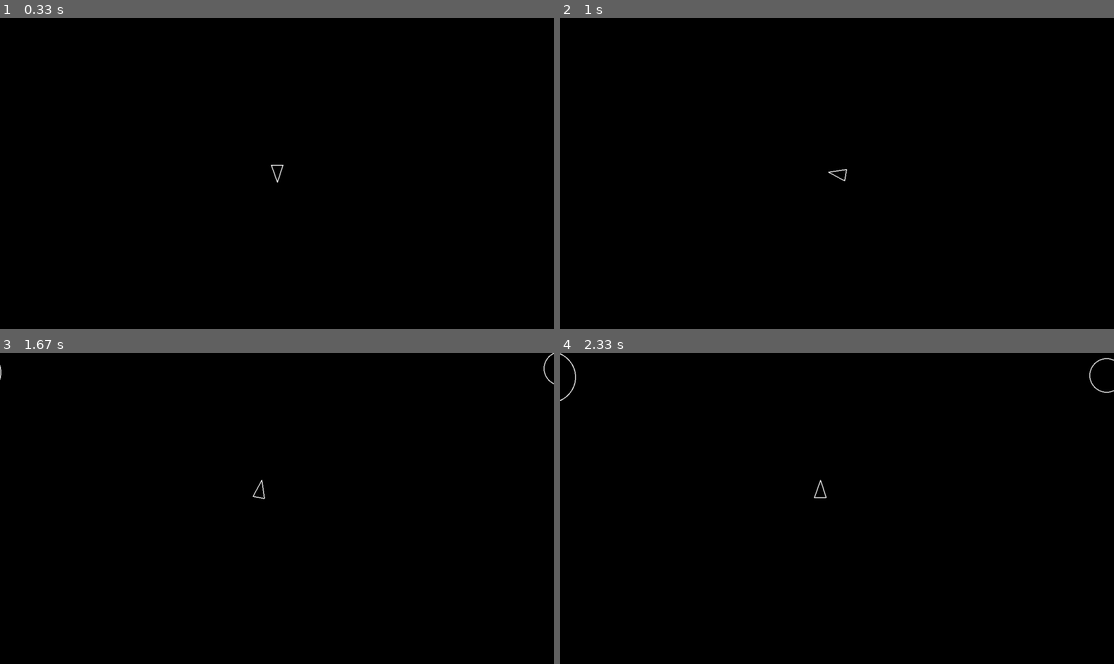
Above: before the commit, frames 1-4 (two rows, left to right).
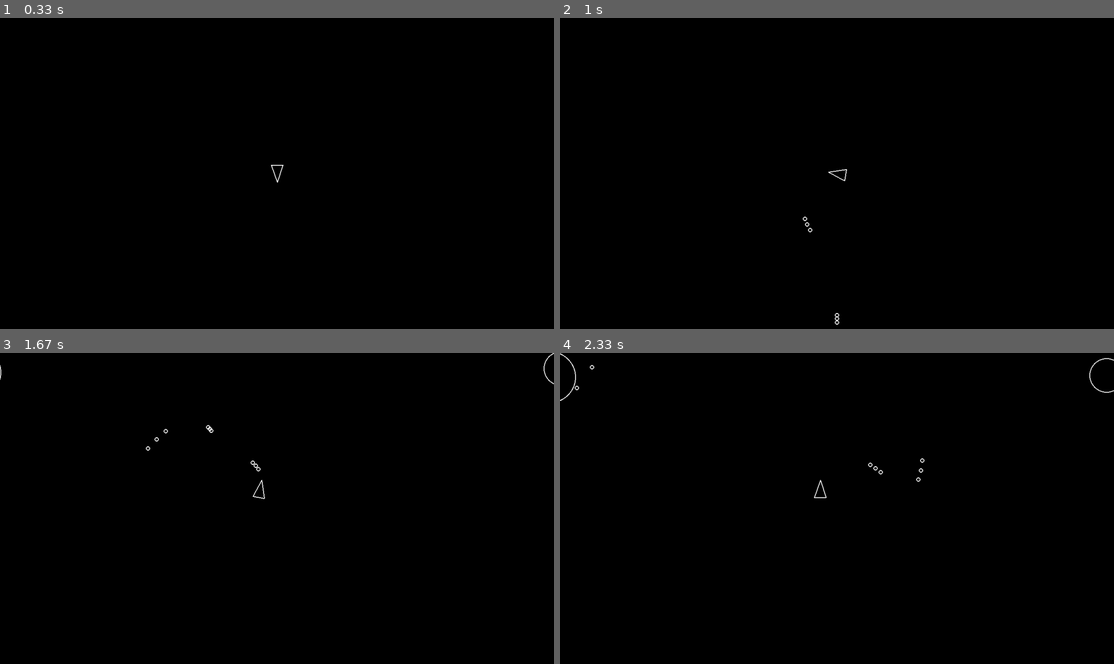
Above: after the commit, the same moments.

Repository: KokoTheGhost/asteroids-pygame
Game: pygame game, started from main.py
The game is run twice, just before and just after one commit, with the same random seed, the same clock (stepped at 60 frames per second) and the same inputs.
Inputs:
- Up to frame 1 (0.33 s): no input
- Up to frame 2 (1 s): tap Space at 0.33, 0.73 s; hold D from 0.67 s (still down)
- Up to frame 3 (1.67 s): tap Space at 1.03, 1.23, 1.57 s; release D at 1.13 s; hold W 1.17-1.47 s; hold D from 1.5 s (still down)
- Up to frame 4 (2.33 s): tap Space at 1.87, 2.07 s; release D at 1.97 s; hold A from 2 s (still down)

Frame 1 is identical in both runs. In frame 2, less than 0.1% of the frame differs, in the area x 43-51%, y 63-99%; in frame 3, less than 0.1%, in the area x 26-48%, y 23-39%; in frame 4, less than 0.1%.

Commit message:
added shots

Diff:
--- a/circleshape.py
+++ b/circleshape.py
@@ -13,6 +13,10 @@
         self.velocity = pygame.Vector2(0, 0)
         self.radius = radius
 
+    def collision(self, other):
+        if isinstance(other, CircleShape):
+            return self.position.distance_to(other.position) <= (self.radius + other.radius)
+
     def draw(self, screen):
         # sub-classes must override
         pass
--- a/constants.py
+++ b/constants.py
@@ -4,8 +4,11 @@
 PLAYER_RADIUS = 20
 PLAYER_TURN_SPEED = 300
 PLAYER_SPEED = 200
+PLAYER_SHOOT_SPEED = 500
 
 ASTEROID_MIN_RADIUS = 20
 ASTEROID_KINDS = 3
 ASTEROID_SPAWN_RATE = 0.8  # seconds
 ASTEROID_MAX_RADIUS = ASTEROID_MIN_RADIUS * ASTEROID_KINDS
+
+SHOT_RADIUS = 5
--- a/main.py
+++ b/main.py
@@ -4,6 +4,7 @@
 from player import Player
 from asteroid import Asteroid
 from asteroidField import AsteroidField
+from shot import Shot
 
 def main():
     print("Starting Asteroids!")
@@ -13,10 +14,12 @@
     clock = pg.time.Clock()
     dt = 0.0
 
+    shots = pg.sprite.Group()
     asteroids = pg.sprite.Group()
     updatable = pg.sprite.Group()
     drawable = pg.sprite.Group()
 
+    Shot.containers = (shots, updatable, drawable)
     Asteroid.containers = (updatable, drawable, asteroids)
     Player.containers = (updatable, drawable)
     AsteroidField.containers = (updatable)
@@ -33,6 +36,12 @@
 
         updatable.update(dt)
 
+        # Check for collisions
+        for asteroid in asteroids:
+            if player.collision(asteroid):
+                print("Game Over!")
+                return
+
         for sprite in drawable:
             sprite.draw(screen)
 
--- a/player.py
+++ b/player.py
@@ -1,6 +1,7 @@
 import circleshape
 import pygame as pg
 from constants import *
+import shot
 
 class Player(circleshape.CircleShape):
     def __init__(self, x, y):
@@ -39,3 +40,12 @@
 
         if keys[pg.K_s]:
             self.move(-dt)
+
+        if keys[pg.K_SPACE]:
+            return self.shoot()
+
+    def shoot(self):
+        shot_position = self.position + pg.Vector2(0, 1).rotate(self.rotation) * self.radius
+        new_shot = shot.Shot(shot_position.x, shot_position.y, SHOT_RADIUS)
+        new_shot.velocity = pg.Vector2(0, 1).rotate(self.rotation) * PLAYER_SHOOT_SPEED
+        return new_shot
--- /dev/null
+++ b/shot.py
@@ -0,0 +1,17 @@
+import circleshape
+import pygame as pg
+from constants import *
+
+"""Create a new Shot class to represent a bullet. It should also inherit from CircleShape so that it can use our collision detection code. It should look very similar to our Asteroid class in that it will be drawn and have its position updated. Use a new SHOT_RADIUS constant and set it to 5.
+Set up a new group in your initialization code and make it contain all of your shots."""
+
+class Shot(circleshape.CircleShape):
+    def __init__(self, x, y, SHOT_RADIUS):
+        super().__init__(x, y, SHOT_RADIUS)
+        self.velocity = pg.Vector2(0, 0)
+
+    def draw(self, screen):
+        pg.draw.circle(screen, "white", (int(self.position.x), int(self.position.y)), SHOT_RADIUS, width=2)
+
+    def update(self, dt):
+        self.position += self.velocity * dt
